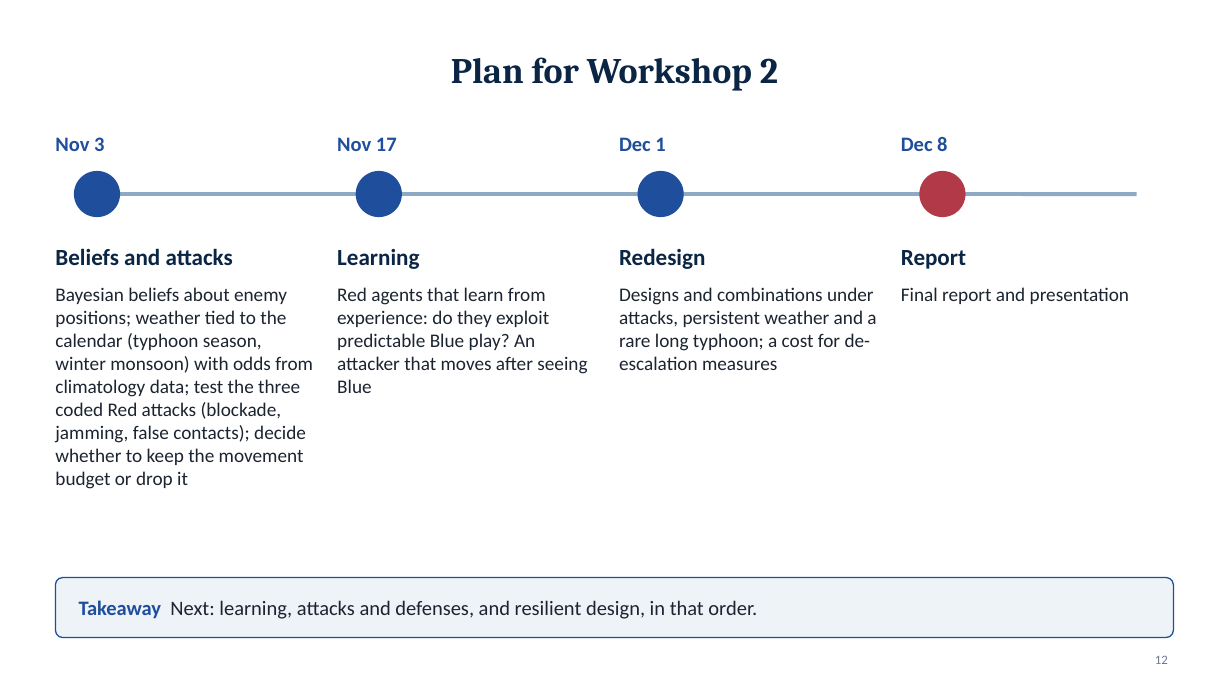
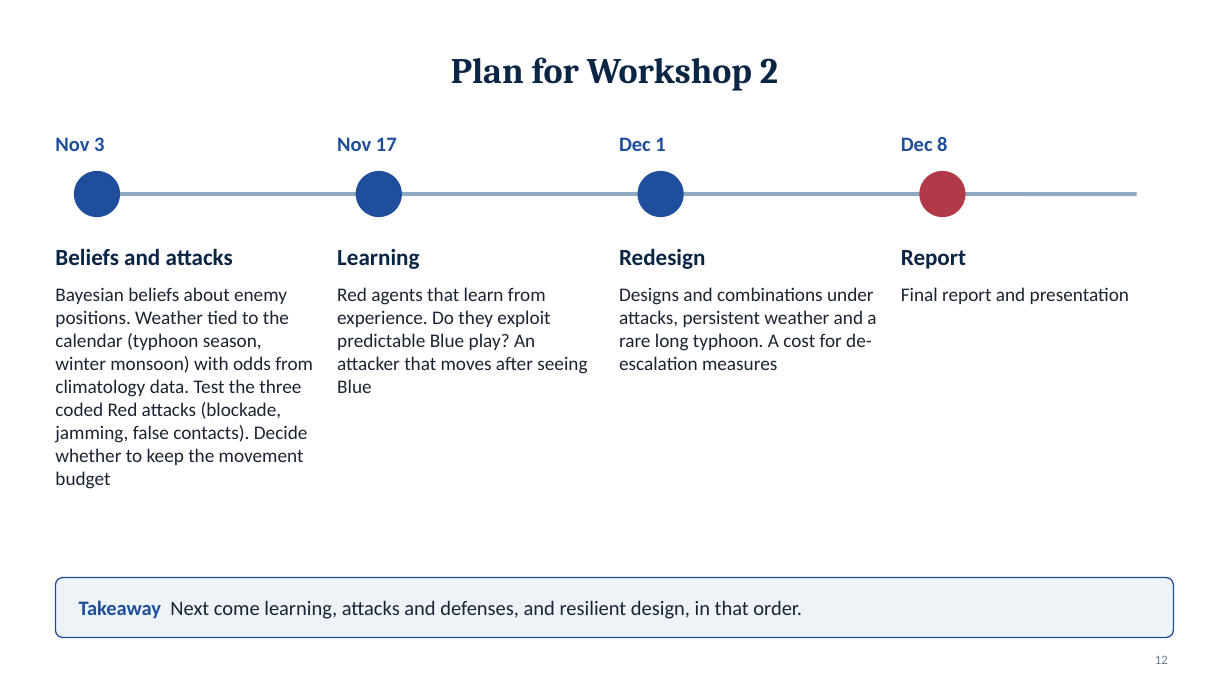
Before and after one commit to draggin-anchor/6.S974-Wargaming-Term-Project, a slide deck: slide 12 of deliverables/02-workshop1-slides.pptx. Drawn at 1232x693 pixels with LibreOffice and Linux fonts; fonts in the diff are those of the drawing. Boxes give left, top, right and bottom in pixels: in the first picture for what was removed or moved away, otherwise in the second. Text is boxed around its words. In the diff, an @@ line names an element or a change of style, - is before the commit and + after.

```diff
--- a/deliverables/02-workshop1-slides.pptx
+++ b/deliverables/02-workshop1-slides.pptx
@@ text at (x1=55, y1=287, x2=313, y2=489): text changed @@
-Bayesian beliefs about enemy positions; weather tied to the calendar (typhoon season, winter monsoon) with odds from climatology data; test the three coded Red attacks (blockade, jamming, false contacts); decide whether to keep the movement budget or drop it
+Bayesian beliefs about enemy positions. Weather tied to the calendar (typhoon season, winter monsoon) with odds from climatology data. Test the three coded Red attacks (blockade, jamming, false contacts). Decide whether to keep the movement budget
@@ text at (x1=337, y1=287, x2=587, y2=393): text changed @@
-Red agents that learn from experience: do they exploit predictable Blue play? An attacker that moves after seeing Blue
+Red agents that learn from experience. Do they exploit predictable Blue play? An attacker that moves after seeing Blue
@@ text at (x1=619, y1=287, x2=876, y2=370): text changed @@
-Designs and combinations under attacks, persistent weather and a rare long typhoon; a cost for de-escalation measures
+Designs and combinations under attacks, persistent weather and a rare long typhoon. A cost for de-escalation measures
@@ text at (x1=79, y1=600, x2=802, y2=619): text changed @@
-Takeaway Next: learning, attacks and defenses, and resilient design, in that order.
+Takeaway Next come learning, attacks and defenses, and resilient design, in that order.
```
Also in this commit, not shown: 8 other slides changed, 2 other files.
